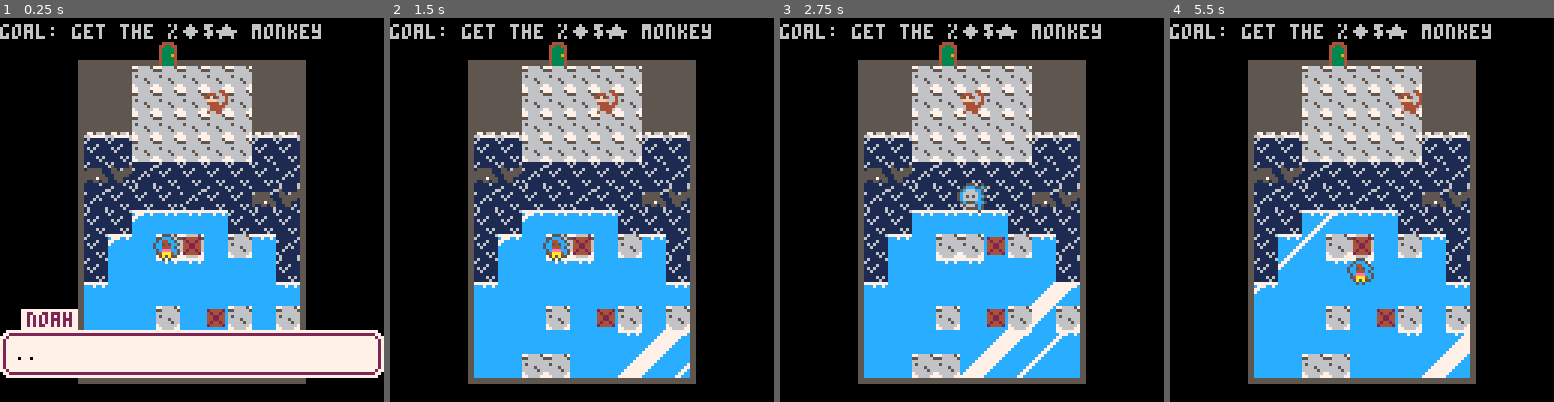
Above: before the commit, frames 1-4 (left to right).
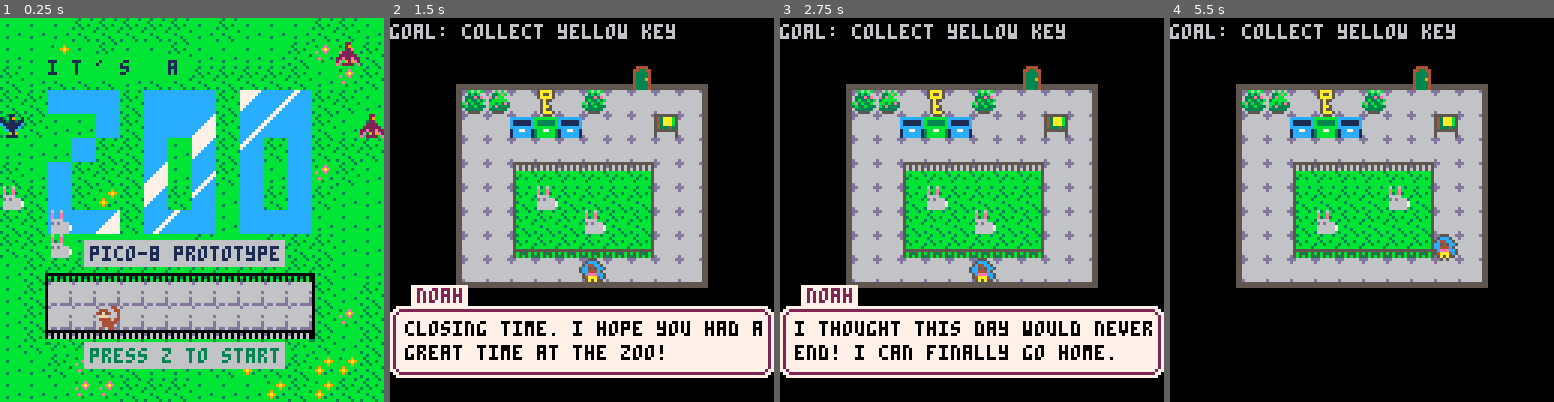
Above: after the commit, the same moments.

Repository: avalkyrie/zoo-game
Game: PICO-8 cartridge zoo.p8
Two runs of this game, one before a commit and one after it. Both use one fixed random seed, a clock stepped at 60 frames per second and the inputs below.
Inputs:
- Up to frame 1 (0.25 s): no input
- Up to frame 2 (1.5 s): tap X (X key) at 0.33, 1.07 s; tap O (Z key) at 0.7 s
- Up to frame 3 (2.75 s): hold Right 1.6-2.1 s; tap O (Z key) at 1.7, 2.1, 2.5 s; tap X (X key) at 1.85 s; hold Up 2.15-2.42 s; hold Right from 2.47 s (still down)
- Up to frame 4 (5.5 s): tap O (Z key) every 0.4 s from 2.9 to 5.3 s; tap X (X key) at 2.97, 4.08, 5.2 s; release Right at 3.03 s; hold Left 3.08-3.58 s; hold Down 3.63-3.97 s; hold Right 4.02-4.68 s; hold Up 4.73-5.03 s; hold Left from 5.08 s (still down)

The runs differ from the first frame. In frame 1, 97% of the frame differs, in the area x 0-100%, y 0-100%; in frame 2, 56%; in frame 3, 56%; in frame 4, 50%.

Commit message:
Update art and levels, draw borders around keys

Diff:
--- a/zoo.p8
+++ b/zoo.p8
@@ -12,7 +12,7 @@
 keyitemphase = "keyitem"
 gamephase = "game"
 
-state={menu=game,lvl=10,phase=introphase}
+state={menu=startmenu,lvl=0,phase=introphase}
 
 maprect = {} -- x, y, width, height, xdrawoffset, ydrawoffset
 
@@ -248,7 +248,7 @@
 		exit.y = 0
 		exit.sprite = index.cexit
 		sprites[4][11] = index.key3
-		aas(animals, {index.jelly1,2,3,index.jelly2,6,4,index.jelly1,2,7,index.ujelly2,3,10})
+		aas(animals, {index.jelly1,2,3,index.jelly2,6,4,index.jelly1,2,6,index.ujelly2,3,10})
 		aa(sprites, index.tank, {4,6,5,11,6,8,3,5,3,1})
 		dialog[introphase] = {{"noah", "..."}}
 		player.goal = "goal: get red key"
@@ -262,9 +262,9 @@
 		exit.x = 1
 		exit.y = 0
 		exit.sprite = index.cexit
-		sprites[8][8] = index.key3
-		aas(animals, {index.flturtle,7,2,index.blturtle,8,2,index.ujelly1,2,1,index.jelly1,1,1,index.jelly1,6,6})
-		aa(sprites, index.tank, {2,3, 7,3, 5,7, 8,6, 4,5})
+		sprites[2][1] = index.key3
+		aas(animals, {index.flturtle,4,3,index.blturtle,5,3,index.jelly1,2,2,index.jelly1,1,2,index.jelly1,6,7})
+		aa(sprites, index.tank, {2,5, 3,6, 5,4})
 		dialog[introphase] = {{"noah", "mackers, when did you learn to","scuba dive?"}}
 		player.goal = "goal: get red key"
 	elseif (state.lvl == 9) then
@@ -340,19 +340,22 @@
 		player.goal = "goal: bow ties "
 	elseif (state.lvl == 5) then
 		-- tundra 3
+		player.goalsprite = index.bow
+		player.goalneededcount = 1
+		aa(sprites, index.bow, {4,4})
+		aa(animals, index.dpenguin, {2,6})
 		maprect = {8, 0, 8, 8, 4, 4}
 		player.x = 3
 		player.y = 1
 		exit.x = 9
 		exit.y = 7
 		exit.sprite = index.cexit
-		sprites[1][7] = index.key1
 		aa(blocks, index.block, {5,3,2,8})
 
 		dialog[introphase] = {
 			{"noah", "..."},
 		}
-		player.goal = "goal: collect yellow key"
+		player.goal = "goal: bow tie "
 	elseif (state.lvl == 10) then
 		-- boss
 		maprect = {34, 14, 9, 13, 3.5, 2}
@@ -361,7 +364,7 @@
 		exit.x = 4
 		exit.y = 0
 		exit.sprite = index.cexit
-		aas(animals, {105,1,5, 104,2,5, 105,8,6, 104,9,6, index.monkey,6,2})
+		aas(animals, {index.monkey,6,2, index.rabbit, 4,4})
 		aa(blocks, index.block, {5,8,6,11})
 
 		dialog[introphase] = {
@@ -700,7 +703,12 @@
 	-- draw sprites
 	iteratemap(
 		function(i,j)
-			sprgrid(sprites[i][j], i, j)
+			local spr = sprites[i][j];
+			if (spr and (spr >= index.key0 and spr <= index.key4)) then
+				drawoutline(spr, (i + maprect[5] - 1)*gridsize, (j + maprect[6] - 1)*gridsize)
+			end
+
+			sprgrid(spr, i, j)
 			sprgrid(animals[i][j], i, j)
 			sprgrid(blocks[i][j], i, j)
 		end
@@ -1895,80 +1903,80 @@
 
 
 __gff__
-0043438001010000000500010100000000a1a180000001000005010101000000050505050500000101010101808001010000434305050100000180808181010100000000000000000000000000000000000000000000008000000000000000000000000000000000000000000000000000000000000000000000000040400000
-0000000000000000000000000000000000000040404000000000000000000000000000404040000000000000000000000000004040400000000000000000000000000000000000000000000000000000000000000000000000000000000000000000000100000000000000000000000000000000000000000000000000000000
+0043438001010000000001010001010000a1a180000001000000000100010000050505050500000101010101808000000000434305050100000180808100000000000000000000000000000000000000000000000000008000000000000000000000000000000000000000000000000000000000000000000000000040400000
+0000000000000000000000000000000000000000000000000000000000000000000000000000000000000000000000000000000000000000000000000000000000000000000000000000000000000000000000000000000000000000000000000000000100000000000000000000000000000000000000000000000000000000
 __map__
-2d202020202020202020393920203939000a0a0a000a0a0a0a0a002d2d2d20202020202d2d2d0000292929292b0300000000000000000000000000000000000000000000000000000000000000000000000000000000000000000000000000002929292929292929292929292929292936363616161616163616363636161636
-2d20202020202020202020202020202000000000000a0a0a0a0a002d2d2d20202020202d2d2d00002a29292b290300000000000000000000000000000000000000000000000000000000000000000000000000000000000000000000000000002929292929292929292929292929292936362836163636163636363616272716
-2c2c2020202d2c2c202020202020392000000000000a0a000a0a002d2d2d20202020202d2d2d0000032a2929290300000000000000000000000000000000000000000000000000000000000000000000000000000000000000000000000000002929292929292929292929292929292916361616163616161616161616362716
-20202020202d2020343434343434343400000000000000000000002c2c2c20202020202c2c2c000003032929292900000000000000000000000000000000000000000000000000000000000000000000000000000000000000000000000000002929292929292929292929292929292916162020201620202016202020161636
-20202020202c20200201020201020201000000000000000000000020202020202020202020200000292b29292b0300000000000000000000000000000000000000000000000000000000000000000000000000000000000000000000000000002929292929292929292929292929292916163636201620202016202020163636
-34343434343434343939010101393939000a0a0a0a0a0000000000203434343434343434342000002a292929290300000000000000000000000000000000000000000000000000000000000000000000000000000000000000000000002f00002929292929292929292929292929292936363620161620362016201620161616
-2c2c2c2c2c2c2c2c393939023939393900000000000000000000003439393939393939393934000003292929290300000000000000000000000000000000000000000000000000000000000000000000000000000000000000000000003e00002929292929292929292929292929292916362016161620362016203620271636
-000000000000000039393902393939390000000000000a0a0a0a003939393939393939393939000003032b29292a00000000000000000000000000000000000000000000000000000000000000000000000000000000000000000000000000002929292929292929292929292929292916162016281620162036201620163636
-10141014121010141010141414101010121010121010101000000000000000000000000000000000032a2a292b2a00000000000000000000000000000000000000000000000000000000000000000000000000000000000000000000000000002929292929292929292929292929292916162020201620202036202020363636
-1410141412131313101010141414101012101012101010100000000000000000000000000000000003032a292b0300000000000000000000000000000000000000000000000000000000000000000000000000000000000000000000000000002929292929292929292929292929292916163636363636361636361616163636
-1012141012101010141210141410141012101010101012140000000000000000000000000000000003030329290300000000000000000000000000000000000000000000000000000000000000000000000000000000000000000000000000002929292929292929292929292929292936160606060606060606060606163636
-1012101412141010101214121414101012101313131311130000000000000000000000000000000000000000000000000000000000000000000000000000000000000000000000000000000000000000000000000000000000000000000000002929292929292929292929292929292936260505050505050505050505253616
-1012141011131313101210121414141012101010101012140000000000000000000000000000000000000000000000000000000000000000000000000000000000000000000000000000000000000000000000000000000000000000000000002929292929292929292929292929292936260505050505050505050505252716
-1412101012101010131113121014101012141010101012100000000000000000000000000000000000000000000000000000000000000000000000000000000000000000000000000000000000000000000000000000000000000000000000002929292929292929292929292929292936160707070707070707070707363616
-101203010101010114121012141010101210141012141210000000000000000000002d2d39393939392d2d00000000000000000000000000000000000000000000000000000000000000000000000000000000000000000000000000000000002929292929292929292929292929292936361627161636363616281616282816
-030303030303030310121412101412101014101012101210000000000000000000002d2d39393939392d2d00000000000000000000000000000000000000000000000000000000000000000000000000000000000000000000000000000000002929292929292929292929292929292936363627271616163636362816281616
-2b29292a29292929363636363636363600000000000000002a2b292929292b2929002c2c39393939392c2c00000000000000000000000000000000000000000000000000000000000000000000000000000000000000000000000000000000000000000000000000000000000000000000000000000000000000000000000000
-2a292929292b292a363636363636363600000000000000002a2a2929292b2b29290033333939393939333300000000000000000000000000000000000000000000000000000000000000000000000000000000000000000000000000000000000000000000000000000000000000000000000000000000000000000000000000
-0329292a292929290d0e0f1d1d1e0d0e00000000000000002b2929292929292b290033333233333333333200000000000000000000000000000000000000000000000000000000000000000000000000000000000000000000000000000000000000000000000000000000000000000000000000000000000000000000000000
-032b2929292b29290e0f1d1d1d1d1e0d00000000000000002929292929292929290032333333323333323300000000000000000000000000000000000000000000000000000000000000000000000000000000000000000000000000000000000000000000000000000000000000000000000000000000000000000000000000
-292929292929292b36363636363636360000000000000000292b2929292929292a0033333535353533333300000000000000000000000000000000000000000000000000000000000000000000000000000000000000000000000000000000000000000000000000000000000000000000000000000000000000000000000000
-2929292929292b293636363636363636000000000000000029292b2929292929290033352039392039353200000000000000000000000000000000000000000000000000000000000000000000000000000000000000000000000000000000000000000000000000000000000000000000000000000000000000000000000000
-2b2b29292929292a3636363636363636e6e7e7e7e7e7e7e8292929292929292b290033202035352020203300000000000000000000000000000000000000000000000000000000000000000000000000000000000000000000000000000000000000000000000000000000000000000000000000000000000000000000000000
-2b2b292a292b2a29363636363636363600000000000000002a2929292929292b2b0035202020202020203500000000000000000000000000000000000000000000000000000000000000000000000000000000000000000000000000000000000000000000000000000000000000000000000000000000000000000000000000
-0404040404040505050500000505050505052528360116282b2b292929292929290020202039202039203900000000000000000000000000000000000000000000000000000000000000000000000000000000000000000000000000000000000000000000000000000000000000000000000000000000000000000000000000
-0505050505050505050500000505050505052528280136362929292929292929290020202020202035203500000000000000000000000000000000000000000000000000000000000000000000000000000000000000000000000000000000000000000000000000000000000000000000000000000000000000000000000000
-0505050505050505050500000516161616051706060506062929292b2929292a290020203939202020202000000000000000000000000000000000000000000000000000000000000000000000000000000000000000000000000000000000000000000000000000000000000000000000000000000000000000000000000000
-050518070707071505050000051636163605050505050505000000000000000000002d2d2d2d2d2d2d2d2d00000000000000000000000000000000000000000000000000000000000000000000000000000000000000000000000000000000000000000000000000000000000000000000000000000000000000000000000000
-050525161616162605050000051636361605050505050505000000000000000000002d2d2d2d2d2d2d2d2d00000000000000000000000000000000000000000000000000000000000000000000000000000000000000000000000000000000000000000000000000000000000000000000000000000000000000000000000000
-05052516161616260505000005161616160518070705070700000000000000000000203d2020202020202000000000000000000000000000000000000000000000000000000000000000000000000000000000000000000000000000000000000000000000000000000000000000000000000000000000000000000000000000
-05051706060606080505000005050505050525283601162700000000000000000000203d20202020203d3d00000000000000000000000000000000000000000000000000000000000000000000000000000000000000000000000000000000000000000000000000000000000000000000000000000000000000000000000000
-0505050505050505050500000505050505052536270136360000000000000000000000000000000000000000000000000000000000000000000000000000000000000000000000000000000000000000000000000000000000000000000000000000000000000000000000000000000000000000000000000000000000000000
-…(42 lines of a section not shown)…
+2d202020202020202020393920203939000a0a0a000a0a0a0a0a002d2d2d20202020202d2d2d0000292929292b9100000000000000000000000000000000000000000000000000000000000000000000000000000000000000000000000000002929292929292929292929292929292936363616161616163616363636161636
+2d20202020202020202020202020342000000000000a0a0a0a0a002d2d2d20202020202d2d2d00002a29292b29a100000000000000000000000000000000000000000000000000000000000000000000000000000000000000000000000000002929292929292929292929292929292936362836163636163636363616272716
+2c2c2020202d2c2c202020342020392000000000000a0a000a0a002d2d2d20202020202d2d2d00009329292929b100000000000000000000000000000000000000000000000000000000000000000000000000000000000000000000000000002929292929292929292929292929292916361616163616161616161616362716
+20202020202d2020343434393434343400000000000000000000002c2c2c20202020202c2c2c0000a2932929292900000000000000000000000000000000000000000000000000000000000000000000000000000000000000000000000000002929292929292929292929292929292916162020201620202016202020161636
+20202020202c20200201020201020201000000000000000000000020202020202020202020200000b2b329292b9100000000000000000000000000000000000000000000000000000000000000000000000000000000000000000000000000002929292929292929292929292929292916163636201620202016202020163636
+34343434343434343939010101020202000a0a0a0a0a0000000000203434343434343434342000002a29292929a100000000000000000000000000000000000000000000000000000000000000000000000000000000000000000000002f00002929292929292929292929292929292936363620161620362016201620161616
+2c2c2c2c2c2c2c2c39393902393939390000000000000000000000343939393939393939393400009293292929b100000000000000000000000000000000000000000000000000000000000000000000000000000000000000000000003e00002929292929292929292929292929292916362016161620362016203620271636
+000000000000000039393902393939390000000000000a0a0a0a0039393939393939393939390000a2b32b29292900000000000000000000000000000000000000000000000000000000000000000000000000000000000000000000000000002929292929292929292929292929292916162016281620162036201620163636
+10141014121010141010141414101010121010121010101000000000000000000000000000000000a32a2a292b2a00000000000000000000000000000000000000000000000000000000000000000000000000000000000000000000000000002929292929292929292929292929292916162020201620202036202020363636
+14111414121313131010101414141010121010121010101000000000000000000000000000000000a2932929299100000000000000000000000000000000000000000000000000000000000000000000000000000000000000000000000000002929292929292929292929292929292916163636363636361636361616163636
+10121410121010101412101414101410121010101010121400000000000000000000000000000000a2a2932929a1000000000000000000000000000000000000000000000000000000000000000000000000000000000000000000000000000029292929292929292929292929292929360b06060606060606060606060d3636
+10121014121410101012141214141010121013131313111300000000000000000000000000000000000000000000000000000000000000000000000000000000000000000000000000000000000000000000000000000000000000000000000029292929292929292929292929292929360a05050505050505050505050e3616
+10121410111313131012101214141410121010101010121400000000000000000000000000000000000000000000000000000000000000000000000000000000000000000000000000000000000000000000000000000000000000000000000029292929292929292929292929292929360a05050505050505050505050e2716
+14121010121010101311131210141010121410101010121000000000000000000000000000000000000000000000000000000000000000000000000000000000000000000000000000000000000000000000000000000000000000000000000029292929292929292929292929292929361b07070707070707070707071d3616
+1012030101010101141210121410101012101410121412100000000000000000000039393939393939393900000000000000000000000000000000000000000000000000000000000000000000000000000000000000000000000000000000002929292929292929292929292929292936361627161636363616281616282816
+0303030303030303101214121014121010141010121012100000000000000000000032393939393939393200000000000000000000000000000000000000000000000000000000000000000000000000000000000000000000000000000000002929292929292929292929292929292936363627271616163636362816281616
+2929b1b2b2b2a2a2363636363636363600000000000000002929292929292b29290032323939393939323200000000000000000000000000000000000000000000000000000000000000000000000000000000000000000000000000000000000000000000000000000000000000000000000000000000000000000000000000
+2a292929292ba1a2363636363636363600000000000000002a2a2929292b2b29290033333239393932323300000000000000000000000000000000000000000000000000000000000000000000000000000000000000000000000000000000000000000000000000000000000000000000000000000000000000000000000000
+2929292a2929b1b20d0e0f1d1d1e0d0e00000000000000002b2929292929292b29008f8e3233333333333300000000000000000000000000000000000000000000000000000000000000000000000000000000000000000000000000000000000000000000000000000000000000000000000000000000000000000000000000
+2a2a2929292b29290e0f1d1d1d1d1e0d00000000000000002929292929292929290032333333323333323300000000000000000000000000000000000000000000000000000000000000000000000000000000000000000000000000000000000000000000000000000000000000000000000000000000000000000000000000
+292a29292929292b36363636363636360000000000000000292b2929292929292a00333335353535338f8e00000000000000000000000000000000000000000000000000000000000000000000000000000000000000000000000000000000000000000000000000000000000000000000000000000000000000000000000000
+9293292929292b293636363636363636000000000000000029292b2929292929290033353339392039333200000000000000000000000000000000000000000000000000000000000000000000000000000000000000000000000000000000000000000000000000000000000000000000000000000000000000000000000000
+b2b329292929292a3636363636363636e6e7e7e7e7e7e7e8292929292929292b290033203535352035333300000000000000000000000000000000000000000000000000000000000000000000000000000000000000000000000000000000000000000000000000000000000000000000000000000000000000000000000000
+2b2b292a292b2a29363636363636363600000000000000002a2929292929292b2b0033202020202020333500000000000000000000000000000000000000000000000000000000000000000000000000000000000000000000000000000000000000000000000000000000000000000000000000000000000000000000000000
+0404040404040404040400000404040404042528360116282b2b292929292929290033333339202039353900000000000000000000000000000000000000000000000000000000000000000000000000000000000000000000000000000000000000000000000000000000000000000000000000000000000000000000000000
+0404040404040404040400000404040404042528280136362929292929292929290035333320333335203500000000000000000000000000000000000000000000000000000000000000000000000000000000000000000000000000000000000000000000000000000000000000000000000000000000000000000000000000
+0404040404040404040400000416161616041706060506062929292b2929292a290020333939353520202000000000000000000000000000000000000000000000000000000000000000000000000000000000000000000000000000000000000000000000000000000000000000000000000000000000000000000000000000
+040418070707071504040000041636163604040404040404000000000000000000002d2d2d2d2d2d2d2d2d00000000000000000000000000000000000000000000000000000000000000000000000000000000000000000000000000000000000000000000000000000000000000000000000000000000000000000000000000
+040425161616162604040000041636361604040404040404000000000000000000002d2d2d2d2d2d2d2d2d00000000000000000000000000000000000000000000000000000000000000000000000000000000000000000000000000000000000000000000000000000000000000000000000000000000000000000000000000
+04042516161616260404000004161616160418070705070700000000000000000000203d2020202020202000000000000000000000000000000000000000000000000000000000000000000000000000000000000000000000000000000000000000000000000000000000000000000000000000000000000000000000000000
+04041706060606080404000004040404040425283601162700000000000000000000203d20202020203d3d00000000000000000000000000000000000000000000000000000000000000000000000000000000000000000000000000000000000000000000000000000000000000000000000000000000000000000000000000
+0404040404040404040400000404040404042536270136360000000000000000000000000000000000000000000000000000000000000000000000000000000000000000000000000000000000000000000000000000000000000000000000000000000000000000000000000000000000000000000000000000000000000000
+…(42 lines of a section not shown)…
Not shown, changed: 103 lines of the sprite sheet (__gfx__) section of zoo.p8
